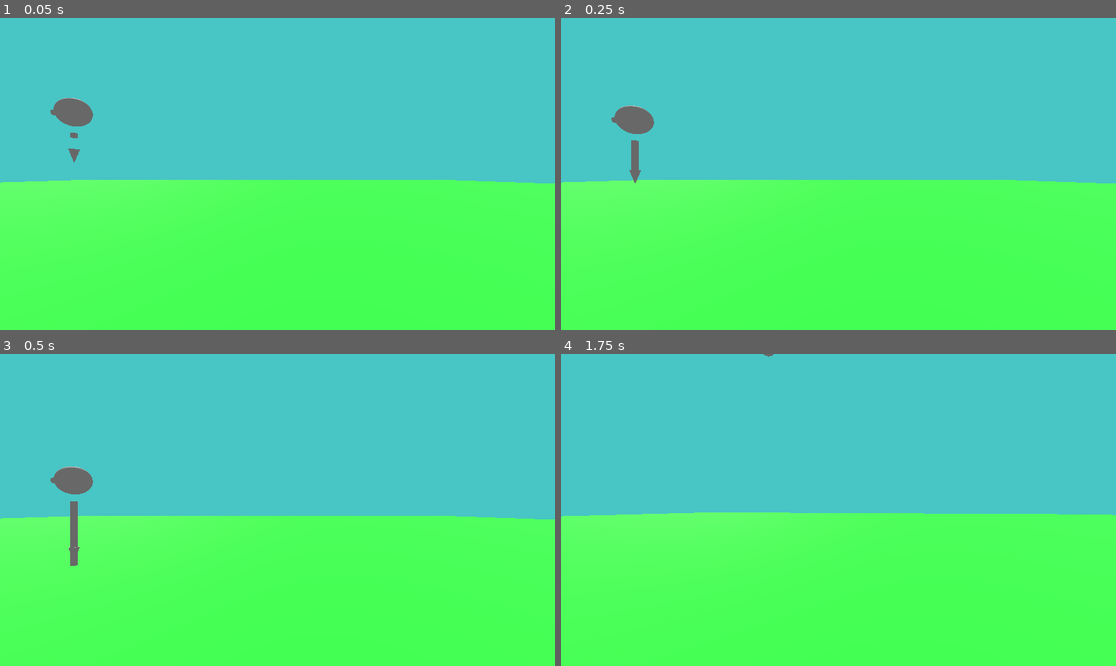
Above: before the commit, frames 1-4 (two rows, left to right).
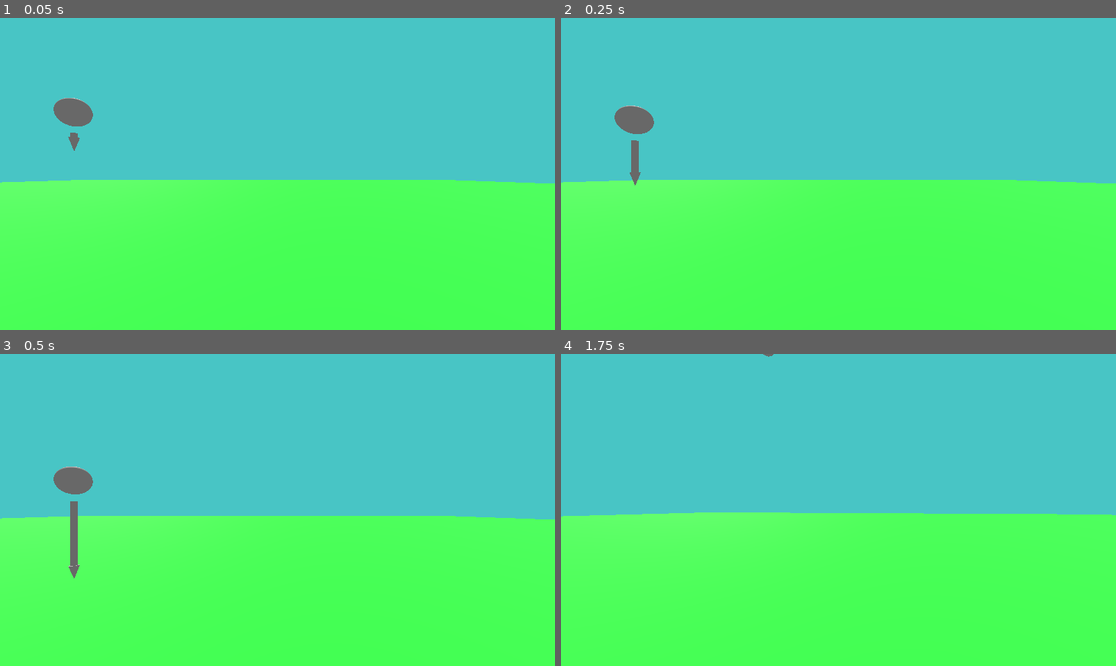
Above: after the commit, the same moments.

Repository: ErythiaSea/CMP400-PhET
Game: Godot game, scene res://Scenes/testEnv.tscn
Same seed, same stepped clock (60 frames per second), same inputs: the game is played once before the commit and once after it.
Inputs (mouse positions are in pixels of both pictures, inside the frame that each line leads up to):
- Up to frame 1 (0.05 s): no input
- Up to frame 2 (0.25 s): no input
- Up to frame 3 (0.5 s): no input
- Up to frame 4 (1.75 s): tap Enter (ui_accept) at 0.5, 0.77, 1.52 s; move the mouse to (866, 510) at 0.52 s; hold S (camera_bck) 0.53-1.28 s; move the mouse to (810, 510) at 1.27 s; tap E (camera_down) at 1.35 s

The runs differ from the first frame. In frame 1, 0.1% of the frame differs, in the area x 9-15%, y 29-47%; in frame 2, less than 0.1%; in frame 3, less than 0.1%; in frame 4, nothing differs.

Commit message:
functional arrow resizing

Diff:
--- /dev/null
+++ b/Scenes/forceArrow.tscn
@@ -0,0 +1,22 @@
+[gd_scene load_steps=4 format=3 uid="uid://dn3b1uerd80e8"]
+
+[ext_resource type="Script" uid="uid://b3nuuii6fiipd" path="res://Scenes/force_arrow.gd" id="1_y0ay8"]
+
+[sub_resource type="CylinderMesh" id="CylinderMesh_4iem0"]
+top_radius = 0.1
+bottom_radius = 0.1
+height = 1.0
+
+[sub_resource type="CylinderMesh" id="CylinderMesh_14oug"]
+top_radius = 0.0
+bottom_radius = 0.15
+height = 0.5
+
+[node name="VelocityComp" type="MeshInstance3D"]
+layers = 2
+mesh = SubResource("CylinderMesh_4iem0")
+script = ExtResource("1_y0ay8")
+
+[node name="ArrowHead" type="MeshInstance3D" parent="."]
+transform = Transform3D(1, 0, 0, 0, 0.99999976, 0, 0, 0, 0.99999964, 0, 0.75, 0)
+mesh = SubResource("CylinderMesh_14oug")
--- a/Scenes/forceDiagComponent.tscn
+++ b/Scenes/forceDiagComponent.tscn
@@ -1,37 +1,14 @@
-[gd_scene load_steps=5 format=3 uid="uid://bvlr2qb0wnb5"]
+[gd_scene load_steps=3 format=3 uid="uid://bvlr2qb0wnb5"]
 
 [ext_resource type="Script" uid="uid://ce476wim3fnx1" path="res://Scenes/force_diag_component.gd" id="1_4iem0"]
-
-[sub_resource type="CylinderMesh" id="CylinderMesh_4iem0"]
-top_radius = 0.1
-bottom_radius = 0.1
-height = 1.0
-
-[sub_resource type="CylinderMesh" id="CylinderMesh_14oug"]
-top_radius = 0.0
-bottom_radius = 0.15
-height = 0.5
-
-[sub_resource type="CylinderMesh" id="CylinderMesh_65q5m"]
-top_radius = 0.1
-bottom_radius = 0.1
-height = 1.0
+[ext_resource type="PackedScene" uid="uid://dn3b1uerd80e8" path="res://Scenes/forceArrow.tscn" id="2_kkuxl"]
 
 [node name="ArrowRoot" type="Node3D"]
 top_level = true
 script = ExtResource("1_4iem0")
+distance_from_center = 1.0
 
-[node name="VelocityCompX" type="MeshInstance3D" parent="."]
-transform = Transform3D(-4.371139e-08, 1, 0, -1, -4.371139e-08, 0, 0, 0, 1, 0, 0, 0)
-mesh = SubResource("CylinderMesh_4iem0")
+[node name="VelocityCompX" parent="." instance=ExtResource("2_kkuxl")]
+transform = Transform3D(-4.371139e-08, 1, 0, -1, -4.371139e-08, 0, 0, 0, 1, 1.5, 0, 0)
 
-[node name="ArrowHead" type="MeshInstance3D" parent="VelocityCompX"]
-transform = Transform3D(1, 0, 0, 0, 0.99999976, 0, 0, 0, 0.99999964, 0, 0.75, 0)
-mesh = SubResource("CylinderMesh_14oug")
-
-[node name="VelocityCompY" type="MeshInstance3D" parent="."]
-mesh = SubResource("CylinderMesh_65q5m")
-
-[node name="ArrowHead" type="MeshInstance3D" parent="VelocityCompY"]
-transform = Transform3D(1, 0, 0, 0, 0.99999976, 0, 0, 0, 0.99999964, 0, 0.75, 0)
-mesh = SubResource("CylinderMesh_14oug")
+[node name="VelocityCompY" parent="." instance=ExtResource("2_kkuxl")]
--- /dev/null
+++ b/Scenes/force_arrow.gd
@@ -0,0 +1,14 @@
+class_name ForceArrow
+extends MeshInstance3D
+
+@onready var head: MeshInstance3D = $ArrowHead
+@onready var head_mesh: CylinderMesh = $ArrowHead.mesh as CylinderMesh
+@onready var body_mesh: CylinderMesh = mesh as CylinderMesh
+
+# Called when the node enters the scene tree for the first time.
+func _ready() -> void:
+	pass # Replace with function body.
+
+# Called every frame. 'delta' is the elapsed time since the previous frame.
+func _process(delta: float) -> void:
+	head.position.y = body_mesh.height/2 + head_mesh.height/2
--- a/Scenes/force_ball.gd
+++ b/Scenes/force_ball.gd
@@ -14,4 +14,3 @@
 
 	force_diag.vel_x = linear_velocity.x
 	force_diag.vel_y = linear_velocity.y
-	pass
--- a/Scenes/force_diag_component.gd
+++ b/Scenes/force_diag_component.gd
@@ -1,17 +1,11 @@
-@tool
-
 extends Node3D
 @export var length_scale: float = 1.0
 @export var distance_from_center: float = 10.0
 
-@onready var _vel_comp_x: MeshInstance3D = $VelocityCompX
-@onready var _vel_comp_y: MeshInstance3D = $VelocityCompY
-@onready var arrows: Array[MeshInstance3D] = [_vel_comp_x, _vel_comp_y]
+@onready var _vel_comp_x: ForceArrow = $VelocityCompX
+@onready var _vel_comp_y: ForceArrow = $VelocityCompY
+@onready var arrows: Array[ForceArrow] = [_vel_comp_x, _vel_comp_y]
 # @onready var _vel_total: MeshInstance3D = $VelocityTotal
-
-@onready var _vel_x_cyl = _vel_comp_x.mesh as CylinderMesh
-@onready var _vel_y_cyl = _vel_comp_y.mesh as CylinderMesh
-# @onready var _vel_tot_cyl = _vel_total.mesh as CylinderMesh
 
 var vel_x: float = 1.0
 var vel_y: float = 1.0
@@ -23,19 +17,26 @@
 
 # Called every frame. 'delta' is the elapsed time since the previous frame.
 func _process(delta: float) -> void:
-	if !Engine.is_editor_hint():
-		_vel_x_cyl.height = abs(vel_x)*length_scale
-		_vel_y_cyl.height = abs(vel_y)*length_scale
+	var y_mul: float = 1.0
 
-	var y_mul: float = 1.0
+	## todo: i need to reduce duplicate code here this gets messy fast
+	if (abs(vel_x) > 0):
+		_vel_comp_x.body_mesh.height = abs(vel_x)*length_scale
+		_vel_comp_x.visible = true
+	else:
+		_vel_comp_x.body_mesh.height = abs(vel_x)*length_scale
+		_vel_comp_x.visible = false
+	if (abs(vel_y) > 0):
+		_vel_comp_y.body_mesh.height = abs(vel_y)*length_scale
+		_vel_comp_y.visible = true
+	else:
+		_vel_comp_y.visible = false
+
 	if vel_y > 0:
-		print("notflip")
 		_vel_comp_y.rotation.x = 0
 	else:
-		print ("flip")
 		y_mul = -1.0
 		_vel_comp_y.rotation_degrees.x = 180
 
-	_vel_comp_x.position.x = (distance_from_center + _vel_x_cyl.height/2) * (1 if vel_x > 0 else -1)
-	_vel_comp_y.position.y = (distance_from_center + _vel_y_cyl.height/2) * y_mul
-	pass
+	_vel_comp_x.position.x = (distance_from_center + _vel_comp_x.body_mesh.height/2) * (1 if vel_x > 0 else -1)
+	_vel_comp_y.position.y = (distance_from_center +_vel_comp_y.body_mesh.height/2) * y_mul
Not shown, added: Scenes/force_arrow.gd.uid
